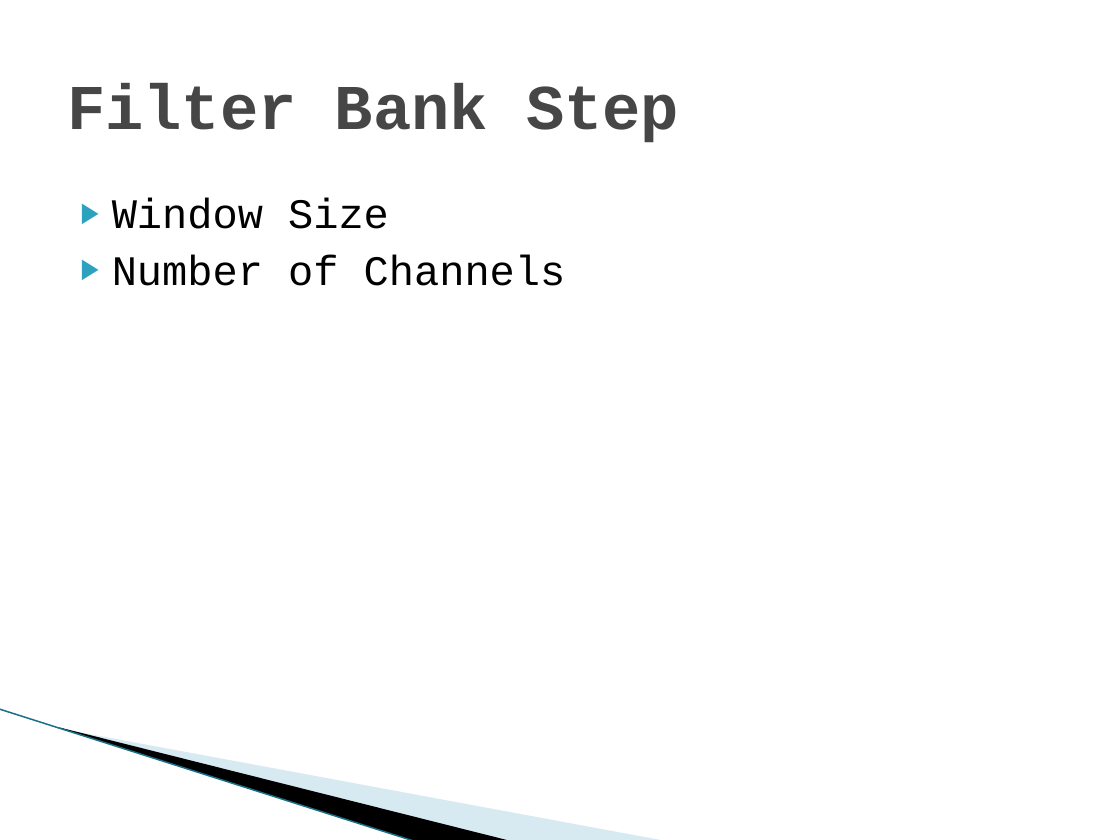
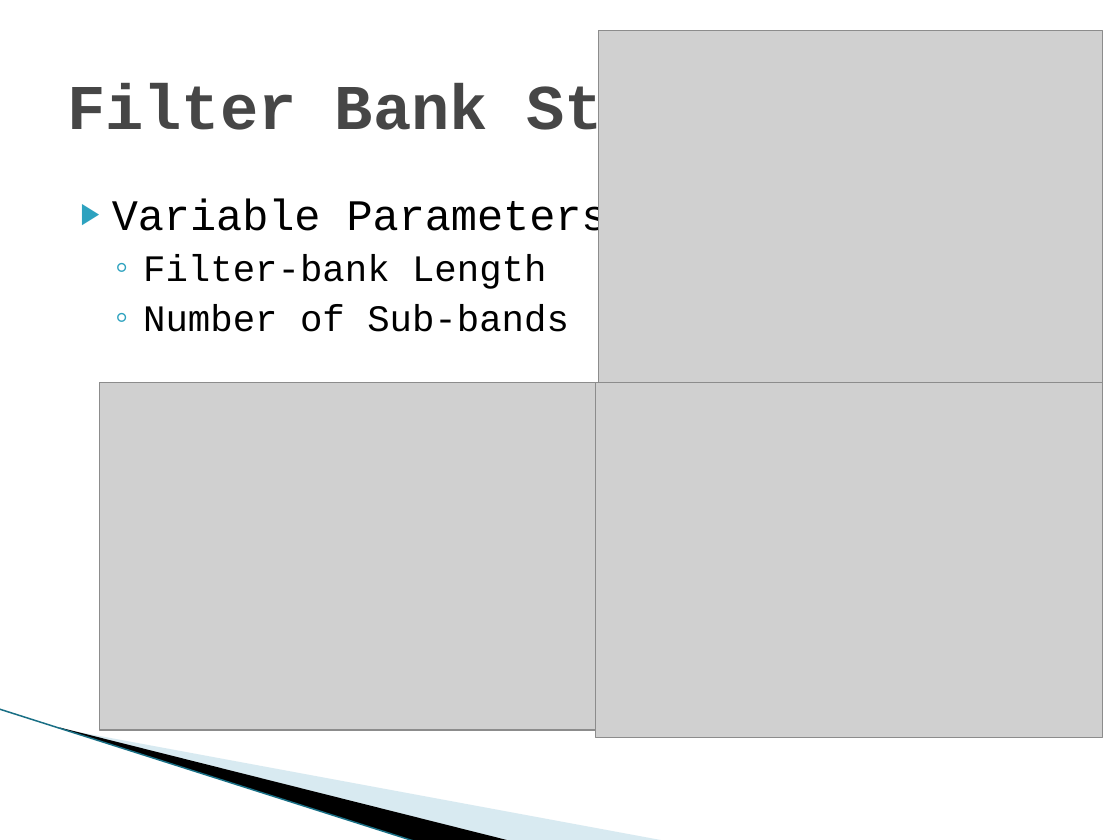
Before and after one commit to ericaddison/Algs_Term_Project, a slide deck: slide 5 of report/JET Audio Encoder.pptx (slide 4 before the commit). Drawn at 1120x840 pixels with LibreOffice and Linux fonts; fonts in the diff are those of the drawing; grey boxes stand for pictures; background and template pictures are left out. Boxes give left, top, right and bottom in pixels: in the first picture for what was removed or moved away, otherwise in the second. Text is boxed around its words. In the diff, an @@ line names an element or a change of style, - is before the commit and + after.

Commit message:
Updated the presentation to include graphics and text.

```diff
--- a/report/JET Audio Encoder.pptx
+++ b/report/JET Audio Encoder.pptx
@@ picture added at [599,30,1103,383] @@
@@ text at [112,198,608,332]: text changed; size 27 to 24 pt @@
-▶ Window Size
-▶ Number of Channels
+▶ Variable Parameters
+  ◦ Filter-bank Length
+  ◦ Number of Sub-bands
@@ picture added at [100,383,596,730] @@
@@ picture added at [596,383,1102,738] @@
```
Also in this commit, not shown: 7 other slides changed, 2 slides added.
